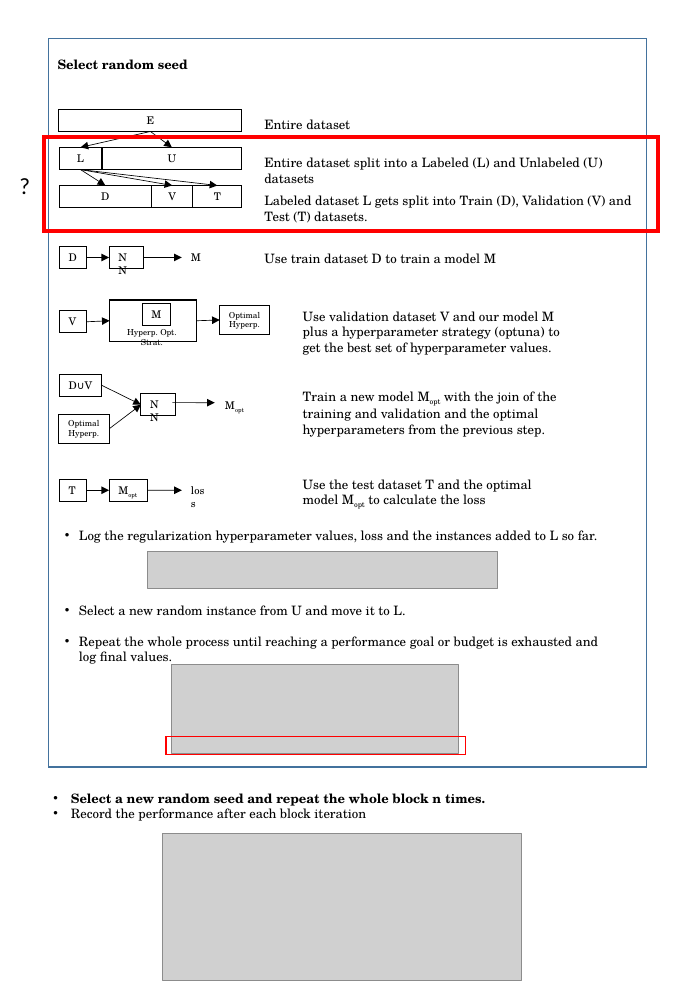
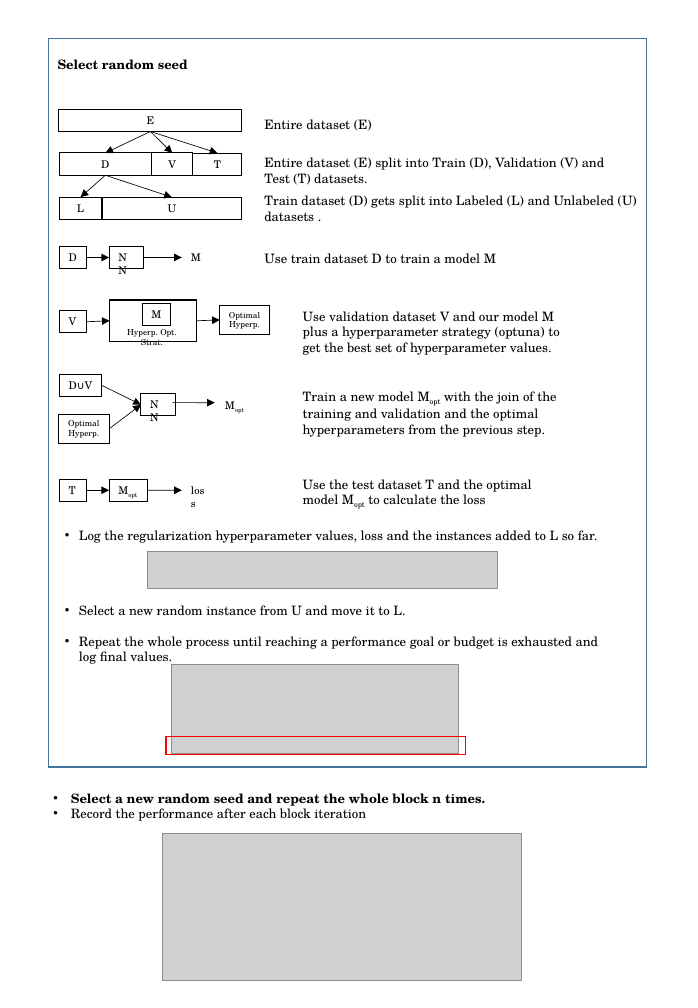
Before and after one commit to srp-group/hypothesis-testing, a slide deck: slide 1 of Hypothesis_Approach.pptx. Drawn at 698x1008 pixels with LibreOffice and Linux fonts; fonts in the diff are those of the drawing; grey boxes stand for pictures. Boxes give left, top, right and bottom in pixels: in the first picture for what was removed or moved away, otherwise in the second. Text is boxed around its words. In the diff, an @@ line names an element or a change of style, - is before the commit and + after.

```diff
--- a/Hypothesis_Approach.pptx
+++ b/Hypothesis_Approach.pptx
@@ text at (264,119,372,131): text changed @@
-Entire dataset
+Entire dataset (E)
@@ rectangle removed at (45,137,659,231) @@
@@ arrow moved from (151, 131) - (81, 147) to (151, 131) - (105, 153) @@
@@ arrow moved from (151, 131) - (172, 147) to (151, 131) - (172, 153) @@
@@ arrow moved from (81, 169) - (105, 185) to (151, 131) - (218, 153) @@
@@ text removed at (10,167,40,204) @@
-?
@@ arrow moved from (81, 169) - (218, 185) to (105, 175) - (81, 197) @@
@@ arrow moved from (81, 169) - (172, 185) to (105, 175) - (172, 197) @@
@@ 3 rectangles: place and size @@
-3 rectangles at (59,185,241,208)
+3 rectangles at (59,153,241,175)
@@ text at (264,157,604,185): text changed @@
-Entire dataset split into a Labeled (L) and Unlabeled (U) datasets
+Entire dataset (E) split into Train (D), Validation (V) and Test (T) datasets.
@@ rectangle "L": place and size @@
-rectangle "L" at (59,147,101,169)
+rectangle "L" at (59,197,101,220)
@@ rectangle "U": place and size @@
-rectangle "U" at (102,147,242,169)
+rectangle "U" at (102,197,242,220)
@@ text at (264,195,637,221): text changed @@
-Labeled dataset L gets split into Train (D), Validation (V) and Test (T) datasets.
+Train dataset (D) gets split into Labeled (L) and Unlabeled (U) datasets .
```
Also in this commit, not shown: 1 other slide changed, 1 other file.
